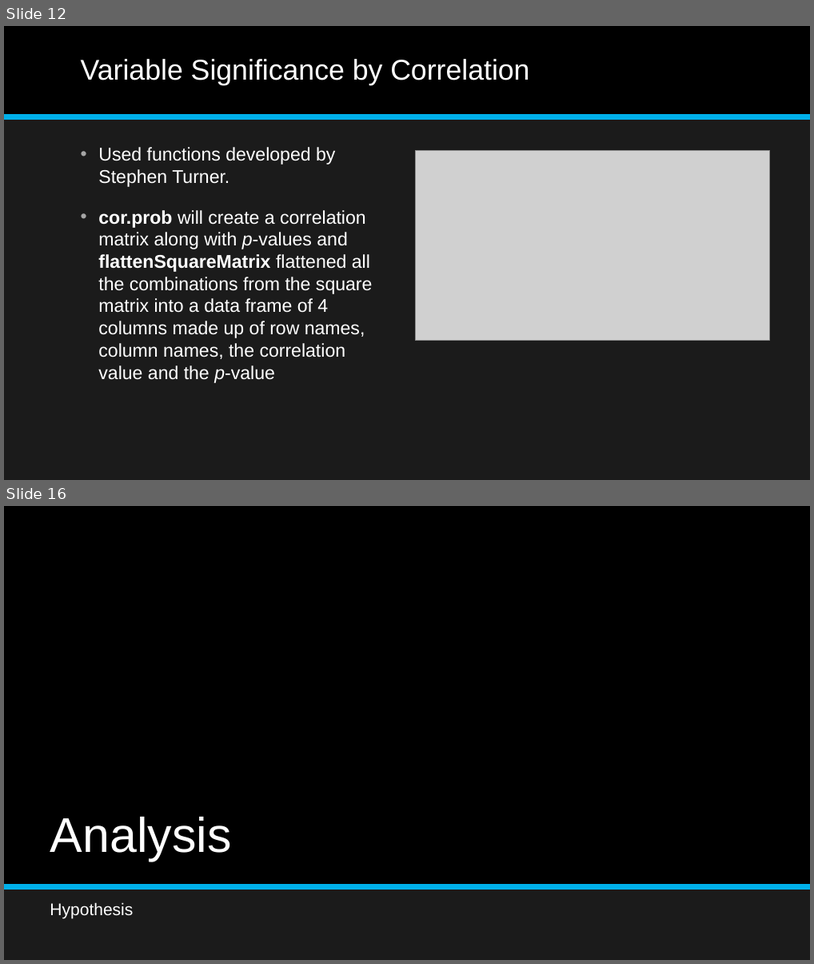
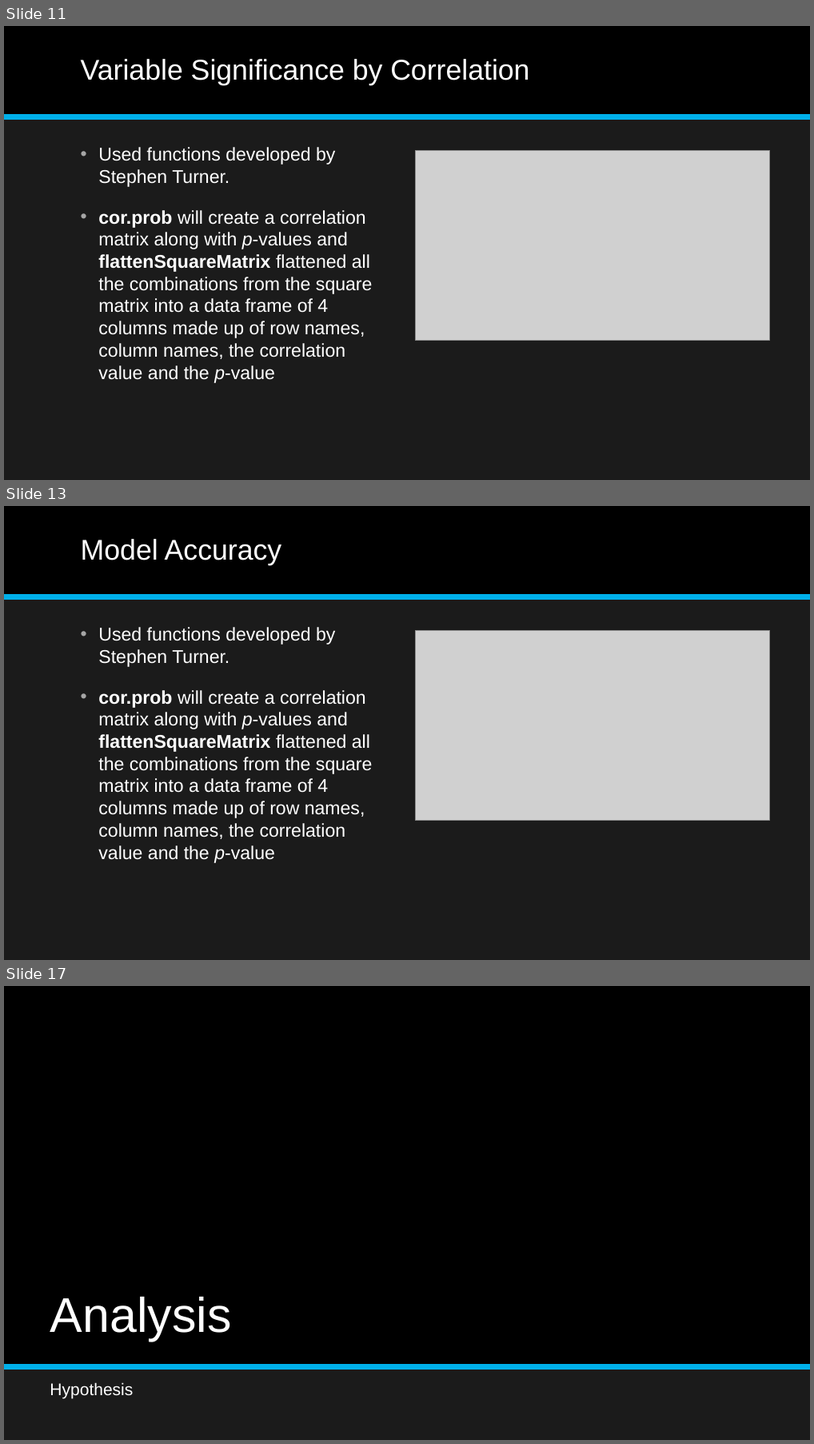
Before and after one commit to aajunwa/capstone, a slide deck: Student Alcohol Consumption Data Science Project.pptx. Shown one above the other, each under a label of ours: slides 12 and 16 before the commit, slides 11, 13 and 17 after it; the slides between them are not shown. The pictures are 814x964 and 814x1444 pixels, drawn with LibreOffice and Linux fonts; fonts in the diff are those of the drawing; grey boxes stand for pictures. Boxes give left, top, right and bottom in pixels: in the first picture for what was removed or moved away, otherwise in the second. Text is boxed around its words. In the diff, an @@ line names an element or a change of style, - is before the commit and + after.

Commit message:
correlation

```diff
--- a/Student Alcohol Consumption Data Science Project.pptx
+++ b/Student Alcohol Consumption Data Science Project.pptx
@@ slide 13 added at (4,506,810,960), background #1B1B1B; not listed: 2 template elements that a slide beside it also shows @@
@@ title added at (81,539,282,565), 34 pt, text #FFFFFF @@
+Model Accuracy
@@ text added at (98,627,372,863), 22 pt, text #FFFFFF @@
+• Used functions developed by Stephen Turner.
+• cor.prob will create a correlation matrix along with p-values and flattenSquareMatrix flattened all the combinations from the square matrix into a data frame of 4 columns made up of row names, column names, the correlation value and the p-value
@@ picture added at (415,630,770,820) @@
@@ what was slide 12 is now slide 11 @@
@@ what was slide 16 is now slide 17 @@
```
Also in this commit, not shown: 3 slides changed, 1 other slide added, 1 slide removed, 2 other files.
